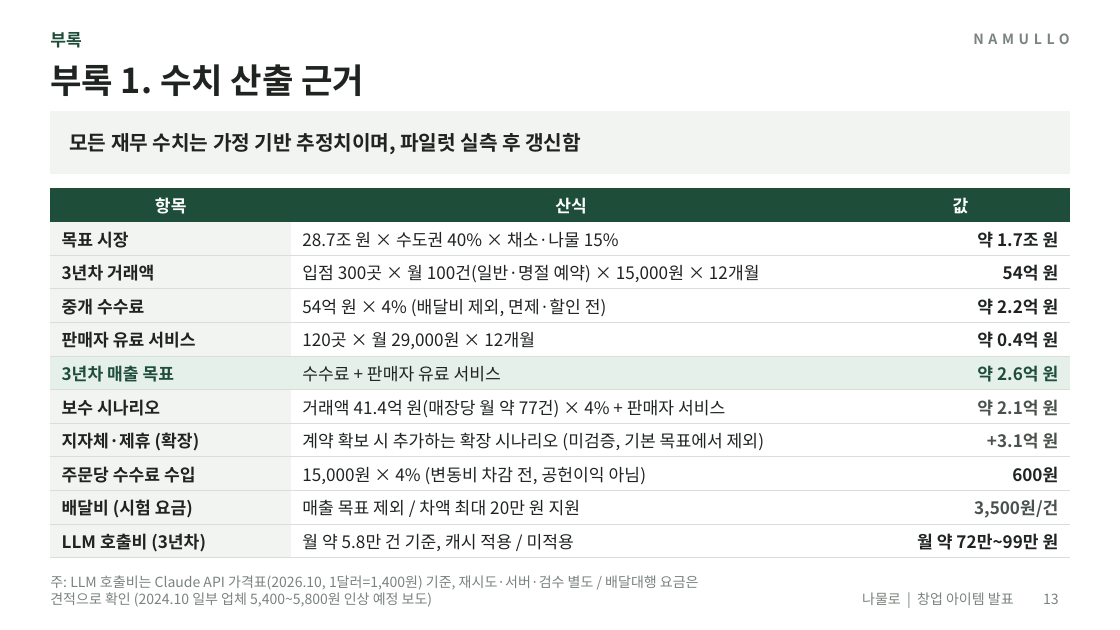
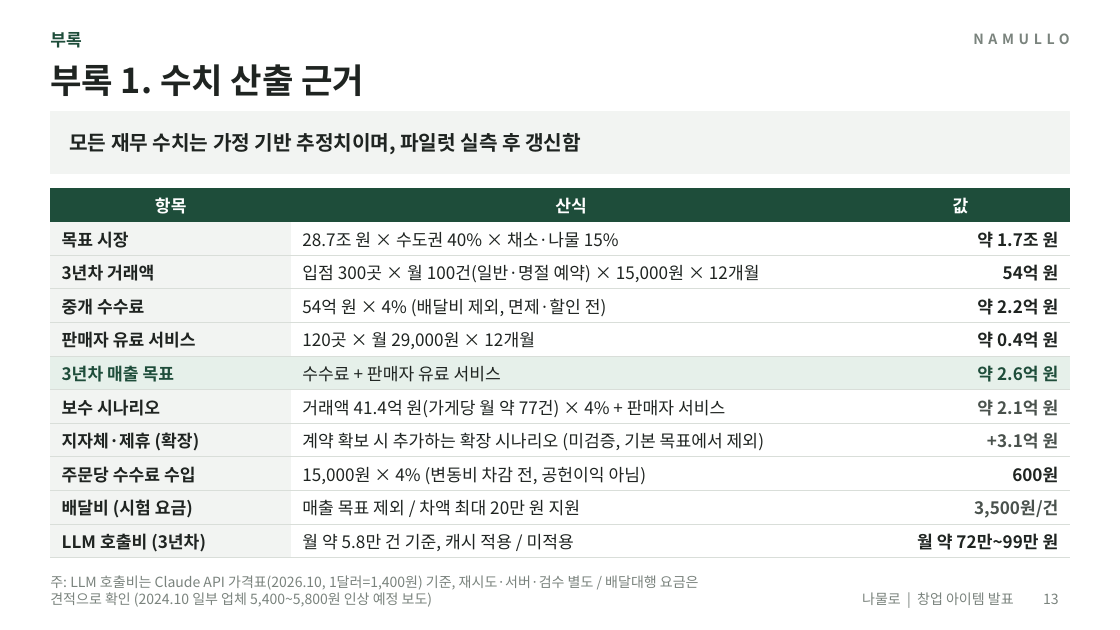
Before and after one commit to yonghoon7153-source/Yonghoon-DEM-DFT, a slide deck: slide 13 of namul-platform/02_발표자료_나물로.pptx. Drawn at 1120x630 pixels with LibreOffice and Linux fonts; fonts in the diff are those of the drawing. Boxes give left, top, right and bottom in pixels: in the first picture for what was removed or moved away, otherwise in the second. Text is boxed around its words. In the diff, an @@ line names an element or a change of style, - is before the commit and + after.

```diff
--- a/namul-platform/02_발표자료_나물로.pptx
+++ b/namul-platform/02_발표자료_나물로.pptx
@@ table at box(50, 188, 1070, 556) @@
-row 7, column 2: 거래액 41.4억 원(매장당 월 약 77건) × 4% + 판매자 서비스
+row 7, column 2: 거래액 41.4억 원(가게당 월 약 77건) × 4% + 판매자 서비스
```
Also in this commit, not shown: 6 other slides changed, 10 other files.
